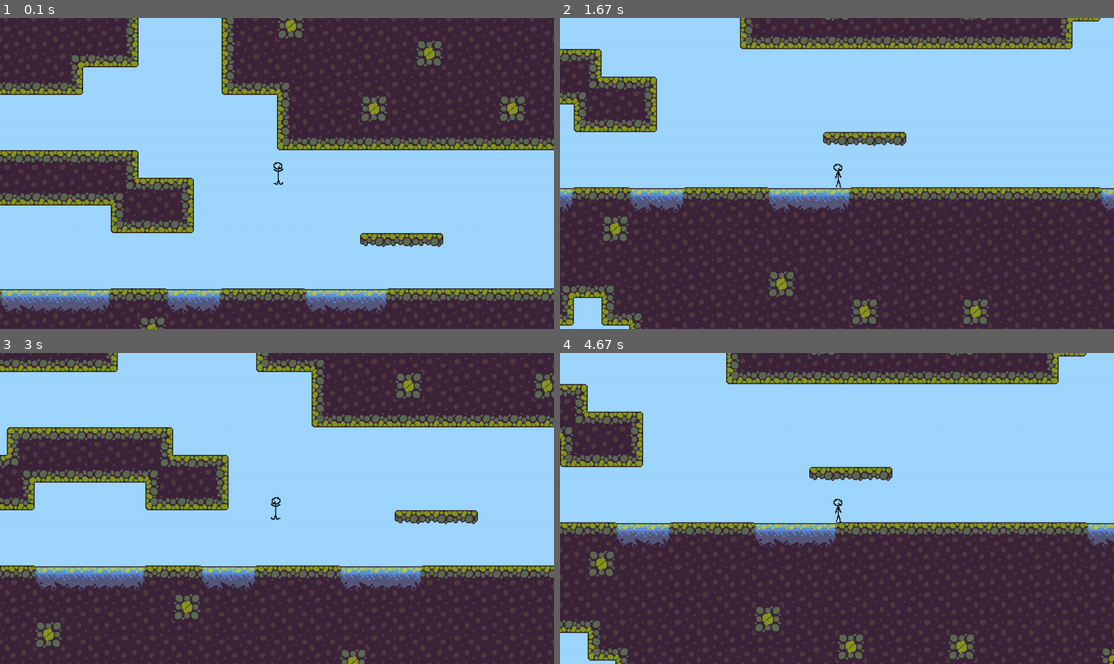
Above: before the commit, frames 1-4 (two rows, left to right).
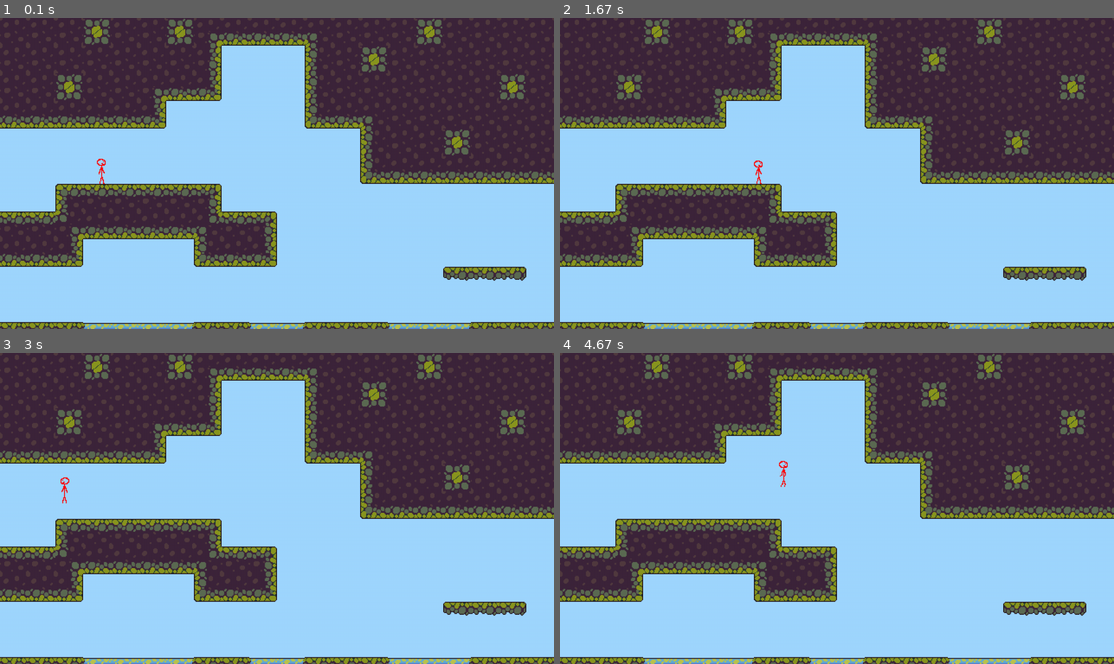
Above: after the commit, the same moments.

Repository: KDO1T/Return-To-Sender
Game: pygame game, started from main.py
Two runs of this game, one before a commit and one after it. Both use one fixed random seed, a clock stepped at 60 frames per second and the inputs below.
Inputs:
- Up to frame 1 (0.1 s): no input
- Up to frame 2 (1.67 s): hold D 0.33-0.8 s; hold W 0.83-1.13 s; hold W 1.17-1.63 s
- Up to frame 3 (3 s): hold A 1.67-2.2 s; hold S 2.23-2.53 s; tap Space at 2.57, 2.97 s; hold A from 2.9 s (still down)
- Up to frame 4 (4.67 s): tap Space at 3.27, 3.4, 3.8, 4.1, 4.47 s; release A at 3.3 s; hold D 3.33-3.7 s; hold D 3.73-4.37 s; hold S from 4.4 s (still down)

The runs differ from the first frame. In frame 1, 47% of the frame differs, in the area x 0-100%, y 0-100%; in frame 2, 72%; in frame 3, 68%; in frame 4, 73%.

Commit message:
Animation now uses spritesheets

Diff:
--- a/animations/spritesheets/idle_animation_spritesheet.json
+++ /dev/null
@@ -1,73 +0,0 @@
-{ "frames": {
-   "Sprite-0001 0.aseprite": {
-    "frame": { "x": 0, "y": 0, "w": 32, "h": 32 },
-    "rotated": false,
-    "trimmed": false,
-    "spriteSourceSize": { "x": 0, "y": 0, "w": 32, "h": 32 },
-    "sourceSize": { "w": 32, "h": 32 },
-    "duration": 100
-   },
-   "Sprite-0001 1.aseprite": {
-    "frame": { "x": 32, "y": 0, "w": 32, "h": 32 },
-    "rotated": false,
-    "trimmed": false,
-    "spriteSourceSize": { "x": 0, "y": 0, "w": 32, "h": 32 },
-    "sourceSize": { "w": 32, "h": 32 },
-    "duration": 100
-   },
-   "Sprite-0001 2.aseprite": {
-    "frame": { "x": 64, "y": 0, "w": 32, "h": 32 },
-    "rotated": false,
-    "trimmed": false,
-    "spriteSourceSize": { "x": 0, "y": 0, "w": 32, "h": 32 },
-    "sourceSize": { "w": 32, "h": 32 },
-    "duration": 100
-   },
-   "Sprite-0001 3.aseprite": {
-    "frame": { "x": 96, "y": 0, "w": 32, "h": 32 },
-    "rotated": false,
-    "trimmed": false,
-    "spriteSourceSize": { "x": 0, "y": 0, "w": 32, "h": 32 },
-    "sourceSize": { "w": 32, "h": 32 },
-    "duration": 100
-   },
-   "Sprite-0001 4.aseprite": {
-    "frame": { "x": 96, "y": 0, "w": 32, "h": 32 },
-    "rotated": false,
-    "trimmed": false,
-    "spriteSourceSize": { "x": 0, "y": 0, "w": 32, "h": 32 },
-    "sourceSize": { "w": 32, "h": 32 },
-    "duration": 100
-   },
-   "Sprite-0001 5.aseprite": {
-    "frame": { "x": 64, "y": 0, "w": 32, "h": 32 },
-    "rotated": false,
-    "trimmed": false,
-    "spriteSourceSize": { "x": 0, "y": 0, "w": 32, "h": 32 },
-    "sourceSize": { "w": 32, "h": 32 },
-    "duration": 100
-   },
-   "Sprite-0001 6.aseprite": {
-    "frame": { "x": 64, "y": 0, "w": 32, "h": 32 },
-    "rotated": false,
-    "trimmed": false,
-    "spriteSourceSize": { "x": 0, "y": 0, "w": 32, "h": 32 },
-    "sourceSize": { "w": 32, "h": 32 },
-    "duration": 100
-   }
- },
- "meta": {
-  "app": "https://www.aseprite.org/",
-  "version": "1.3.15.5-dev",
-  "format": "RGBA8888",
-  "size": { "w": 128, "h": 32 },
-  "scale": "1",
-  "frameTags": [
-  ],
-  "layers": [
-   { "name": "Layer 1", "opacity": 255, "blendMode": "normal" }
-  ],
-  "slices": [
-  ]
- }
-}
--- /dev/null
+++ b/animations/spritesheets/red_jimmy_sheet.json
@@ -0,0 +1,169 @@
+{ "frames": {
+   "idle_0": {
+    "frame": { "x": 0, "y": 0, "w": 32, "h": 32 },
+    "rotated": false,
+    "trimmed": false,
+    "spriteSourceSize": { "x": 0, "y": 0, "w": 32, "h": 32 },
+    "sourceSize": { "w": 32, "h": 32 },
+    "duration": 100
+   },
+   "idle_1": {
+    "frame": { "x": 32, "y": 0, "w": 32, "h": 32 },
+    "rotated": false,
+    "trimmed": false,
+    "spriteSourceSize": { "x": 0, "y": 0, "w": 32, "h": 32 },
+    "sourceSize": { "w": 32, "h": 32 },
+    "duration": 100
+   },
+   "idle_2": {
+    "frame": { "x": 64, "y": 0, "w": 32, "h": 32 },
+    "rotated": false,
+    "trimmed": false,
+    "spriteSourceSize": { "x": 0, "y": 0, "w": 32, "h": 32 },
+    "sourceSize": { "w": 32, "h": 32 },
+    "duration": 100
+   },
+   "idle_3": {
+    "frame": { "x": 96, "y": 0, "w": 32, "h": 32 },
+    "rotated": false,
+    "trimmed": false,
+    "spriteSourceSize": { "x": 0, "y": 0, "w": 32, "h": 32 },
+    "sourceSize": { "w": 32, "h": 32 },
+    "duration": 100
+   },
+   "idle_4": {
+    "frame": { "x": 128, "y": 0, "w": 32, "h": 32 },
+    "rotated": false,
+    "trimmed": false,
+    "spriteSourceSize": { "x": 0, "y": 0, "w": 32, "h": 32 },
+    "sourceSize": { "w": 32, "h": 32 },
+    "duration": 100
+   },
+   "idle_5": {
+    "frame": { "x": 160, "y": 0, "w": 32, "h": 32 },
+    "rotated": false,
+    "trimmed": false,
+    "spriteSourceSize": { "x": 0, "y": 0, "w": 32, "h": 32 },
+    "sourceSize": { "w": 32, "h": 32 },
+    "duration": 100
+   },
+   "walk_0": {
+    "frame": { "x": 192, "y": 0, "w": 32, "h": 32 },
+    "rotated": false,
+    "trimmed": false,
+    "spriteSourceSize": { "x": 0, "y": 0, "w": 32, "h": 32 },
+    "sourceSize": { "w": 32, "h": 32 },
+    "duration": 100
+   },
+   "walk_1": {
+    "frame": { "x": 224, "y": 0, "w": 32, "h": 32 },
+    "rotated": false,
+    "trimmed": false,
+    "spriteSourceSize": { "x": 0, "y": 0, "w": 32, "h": 32 },
+    "sourceSize": { "w": 32, "h": 32 },
+    "duration": 100
+   },
+   "walk_2": {
+    "frame": { "x": 256, "y": 0, "w": 32, "h": 32 },
+    "rotated": false,
+    "trimmed": false,
+    "spriteSourceSize": { "x": 0, "y": 0, "w": 32, "h": 32 },
+    "sourceSize": { "w": 32, "h": 32 },
+    "duration": 100
+   },
+   "walk_3": {
+    "frame": { "x": 288, "y": 0, "w": 32, "h": 32 },
+    "rotated": false,
+    "trimmed": false,
+    "spriteSourceSize": { "x": 0, "y": 0, "w": 32, "h": 32 },
+    "sourceSize": { "w": 32, "h": 32 },
+    "duration": 100
+   },
+   "walk_4": {
+    "frame": { "x": 320, "y": 0, "w": 32, "h": 32 },
+    "rotated": false,
+    "trimmed": false,
+    "spriteSourceSize": { "x": 0, "y": 0, "w": 32, "h": 32 },
+    "sourceSize": { "w": 32, "h": 32 },
+    "duration": 100
+   },
+   "jump_0": {
+    "frame": { "x": 352, "y": 0, "w": 32, "h": 32 },
+    "rotated": false,
+    "trimmed": false,
+    "spriteSourceSize": { "x": 0, "y": 0, "w": 32, "h": 32 },
+    "sourceSize": { "w": 32, "h": 32 },
+    "duration": 100
+   },
+   "jump_1": {
+    "frame": { "x": 384, "y": 0, "w": 32, "h": 32 },
+    "rotated": false,
+    "trimmed": false,
+    "spriteSourceSize": { "x": 0, "y": 0, "w": 32, "h": 32 },
+    "sourceSize": { "w": 32, "h": 32 },
+    "duration": 100
+   },
+   "jump_2": {
+    "frame": { "x": 416, "y": 0, "w": 32, "h": 32 },
+    "rotated": false,
+    "trimmed": false,
+    "spriteSourceSize": { "x": 0, "y": 0, "w": 32, "h": 32 },
+    "sourceSize": { "w": 32, "h": 32 },
+    "duration": 100
+   },
+   "fall_0": {
+    "frame": { "x": 448, "y": 0, "w": 32, "h": 32 },
+    "rotated": false,
+    "trimmed": false,
+    "spriteSourceSize": { "x": 0, "y": 0, "w": 32, "h": 32 },
+    "sourceSize": { "w": 32, "h": 32 },
+    "duration": 100
+   },
+   "fall_1": {
+    "frame": { "x": 480, "y": 0, "w": 32, "h": 32 },
+    "rotated": false,
+    "trimmed": false,
+    "spriteSourceSize": { "x": 0, "y": 0, "w": 32, "h": 32 },
+    "sourceSize": { "w": 32, "h": 32 },
+    "duration": 100
+   },
+   "fall_2": {
+    "frame": { "x": 512, "y": 0, "w": 32, "h": 32 },
+    "rotated": false,
+    "trimmed": false,
+    "spriteSourceSize": { "x": 0, "y": 0, "w": 32, "h": 32 },
+    "sourceSize": { "w": 32, "h": 32 },
+    "duration": 100
+   },
+   "jump_3": {
+    "frame": { "x": 544, "y": 0, "w": 32, "h": 32 },
+    "rotated": false,
+    "trimmed": false,
+    "spriteSourceSize": { "x": 0, "y": 0, "w": 32, "h": 32 },
+    "sourceSize": { "w": 32, "h": 32 },
+    "duration": 100
+   },
+   "Red Jimmy 18.aseprite": {
+    "frame": { "x": 576, "y": 0, "w": 32, "h": 32 },
+    "rotated": false,
+    "trimmed": false,
+    "spriteSourceSize": { "x": 0, "y": 0, "w": 32, "h": 32 },
+    "sourceSize": { "w": 32, "h": 32 },
+    "duration": 100
+   }
+ },
+ "meta": {
+  "app": "https://www.aseprite.org/",
+  "version": "1.3.15.5-dev",
+  "format": "RGBA8888",
+  "size": { "w": 608, "h": 32 },
+  "scale": "1",
+  "frameTags": [
+  ],
+  "layers": [
+   { "name": "Layer 1", "opacity": 255, "blendMode": "normal" }
+  ],
+  "slices": [
+  ]
+ }
+}
--- a/main.py
+++ b/main.py
@@ -22,13 +22,13 @@
 #base window status
 status = RESIZABLE
 
-clock = pygame.time.Clock() #assigning the clock function to a variable to use for the fps in the gameloop
-
 #1. initiliaze pygame, 2. names the window, 3. sets the window size and sets its paramaters
-pygame.init()
 pygame.display.set_caption("Return To Sender")
 canvas = pygame.Surface((base_res_x, base_res_y))
 screen = pygame.display.set_mode((screen_state_w, screen_state_h), status)
+
+
+clock = pygame.time.Clock() #assigning the clock function to a variable to use for the fps in the gameloop
 
 # *-- MAP STUFF --*
 sprites = Spritesheet('spritesheet.png')
@@ -44,13 +44,13 @@
 
 # *--PLAYER STUFF--*
 
-character_sprites = pygame.sprite.Group()
-player_sprite = Player_Sprite(100,100)
-player_sprite.load_idle_sprites()
-
-
-
-character_sprites.add(player_sprite)
+# character_sprites = pygame.sprite.Group()
+# player_sprite = Player_Sprite(100,100)
+# player_sprite.load_idle_sprites()
+# character_sprites.add(player_sprite)
+
+
+
 
 player = Player(
     Name=None,
@@ -76,7 +76,7 @@
 
 player_y_momentum = 0 # <-- gravity enacted on the player
 press_space = False
-max_air_jumps = 0
+max_air_jumps = 2
 air_jumps = max_air_jumps
 on_ground = None
 x_flip = False
@@ -98,41 +98,78 @@
 
 # *------------------------------ANIMATION------------------------------------------------------------------------
 
-
-idle_frames = [pygame.image.load(f"animations/idle/idle_{i}.png") for i in range(1, 7)]
-movement_frames = [pygame.image.load(f"animations/walking/walking_{i}.png") for i in range(1, 6)]
-jumping_frames = [pygame.image.load(f"animations/jumping/jumping_{i}.png") for i in range(1, 5)]
-falling_frames = [pygame.image.load(f"animations/falling/falling_{i}.png") for i in range(1, 4)]
+jimmy_sheet = Spritesheet('animations/spritesheets/red_jimmy_sheet.png')
+
+jimmy_frames = []
 current_frames = []
-animated_frames = []
-
-
-mode = 0 #idle = 0, moving = 1, jumping = 2, falling = 3
-active_frame = 0
+index = 0
+mode = 0
 count = 0
 
-def update_player ( mod, tick):
+# 0-5 idle, 6-10 walk, 11-14 jump, 15-17 fall
+# -idle
+for i in range(6):
+    filename = f'idle_{i}'
+    jimmy_frames.append(jimmy_sheet.parse_sprite(filename))
+
+# -walk
+for i in range(5):
+    filename = f'walk_{i}'
+    jimmy_frames.append(jimmy_sheet.parse_sprite(filename))
+
+# -jump
+for i in range(4):
+    filename = f'jump_{i}'
+    jimmy_frames.append(jimmy_sheet.parse_sprite(filename))
+
+# -fall
+for i in range(3):
+    filename = f'fall_{i}'
+    jimmy_frames.append(jimmy_sheet.parse_sprite(filename))
+
+
+# 0-5 idle, 6-10 walk, 11-14 jump, 15-17 fall
+# 0=idle, 1=walk, 2=jump, 3=fall
+
+def update_action (mod):
+
+    if mod == 0: #idle
+        current_frames = jimmy_frames[0:5]
+
+    if mod == 1: #walk
+        current_frames = jimmy_frames[6:10]
+
+    if mod == 2: #jump
+        current_frames = jimmy_frames[11:14]
+
+    if mod == 3: #fall
+        current_frames = jimmy_frames[15:17]
+
+    return current_frames
+
+
+def update_player_frame (mod, frame, tick): #math for frame
     tick += 1
 
-    if tick >= 60:
-         tick = 0
-
-    if mod == 0: #idle
-        action = tick //10
-    if mod == 1: #moving
-        action = tick //12
+    if tick == 60:
+        tick = 0
+
+    if mod == 0: #idling
+        frame = (tick // 10) % len(current_frames)
+
+    if mod == 1: #walking
+        frame = (tick // 12) % len(current_frames)
+
     if mod == 2: #jumping
-        action = tick //15
+        frame = (tick // 15) % len(current_frames)
+
     if mod == 3: #falling
-        action = tick //20
-
-
-
-    return action, tick
-
-
-player_sprite = idle_frames[active_frame]
-player_rect = pygame.Rect(400, 200, player_sprite.get_width(), player_sprite.get_height()) #player hitbox
+        frame = (tick // 20) % len(current_frames)
+
+    return tick, frame
+
+
+player_rect = pygame.Rect(100, 200, 32, 32) #player hitbox
 
 
 
@@ -198,7 +235,6 @@
 
             if event.key == pygame.K_a and event.key == pygame.K_d and event.key == pygame.K_SPACE: #nothing is being touched
                 mode = 0
-                current_frames = idle_frames
             if event.key == pygame.K_w:#let go of W (up)
                 moving_up = False
             if event.key == pygame.K_s:#let go of S (down)
@@ -296,29 +332,16 @@
 
                                 # *--ANIMATION--*
  #-----------------------------------------------------------------------------------------------------
+    #chooses what type of action the player is doing to then determine animation playing
 
     if on_ground == False and player_y_momentum > 0: #falling animation
         mode = 3
-        current_frames = falling_frames
     elif on_ground == False and player_y_momentum <= 0: #jumping animation
         mode = 2
-        current_frames = jumping_frames
     elif moving_right or moving_left:
-            mode = 1
-            current_frames = movement_frames
+        mode = 1
     else: #idle
         mode = 0
-        current_frames = idle_frames
-
-    #safe_guard // redudant later remove in final
-    if len(current_frames) < 0:
-        current_frames = idle_frames
-
-    animated_frames = current_frames
-
-
-
-
 
 
                                 # *--RENDERING--*
@@ -368,9 +391,9 @@
          pass
 
 
-
-    active_frame, count = update_player(mode, count)
-    player_sprite = animated_frames[active_frame]
+    current_frames = update_action(mode) #determines the current type of animation playing
+    count, index = update_player_frame(mode, index, count) #update frame played
+    player_sprite = current_frames[index] #determines the image/sprite which will be displayed on player pos
     canvas.blit(pygame.transform.flip(player_sprite, x_flip, False), player_render_pos)
 
 
--- a/spritesheet2.py
+++ /dev/null
@@ -1,13 +0,0 @@
-import pygame
-
-
-class Spritesheet():
-    def __init__(self, filename):
-        self.filename = filename
-        self.sprite_sheet = pygame.image.load(filename).convert()
-
-
-    def get_sprite(self, x, y, w, h):
-        sprite = pygame.Surface((w,h))
-        sprite.set_colorkey((0,0,0))
-        sprite.blit(self.sprite_sheet, (0,0), (x,y,w,h))
Binary file removed: animations/spritesheets/idle_animation_spritesheet.png
Binary file added: animations/spritesheets/red_jimmy_sheet.png
